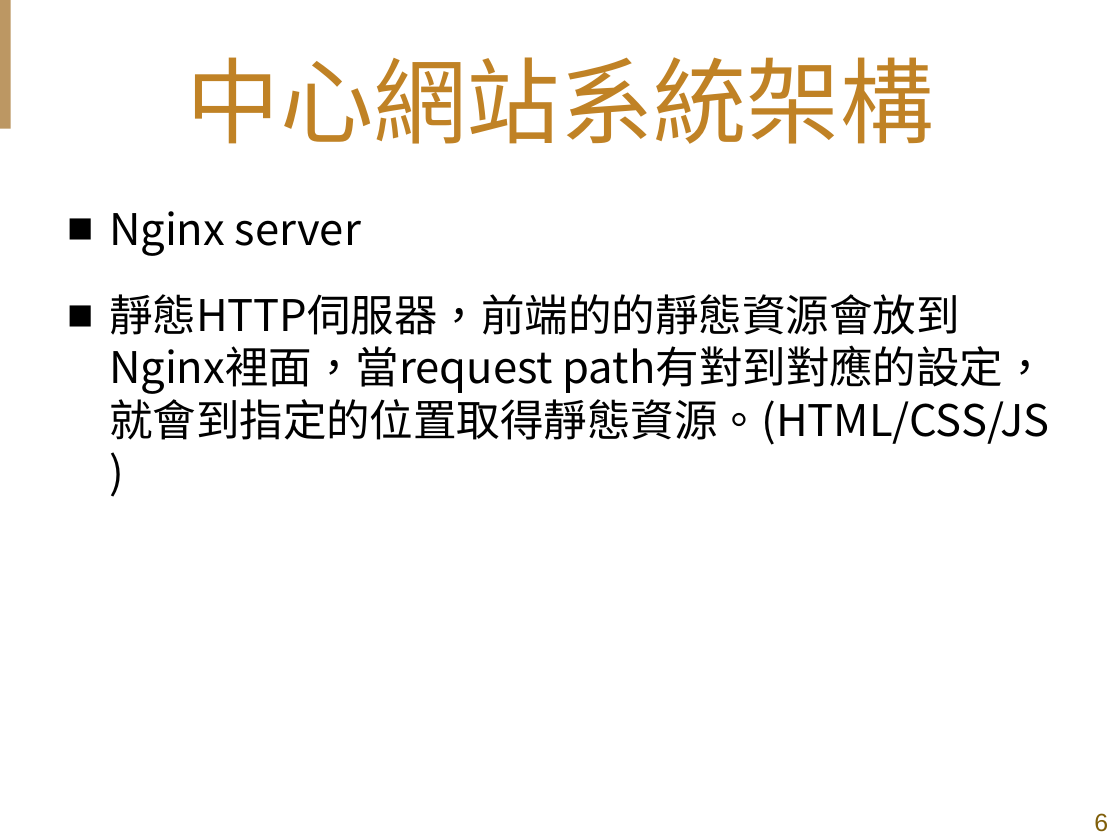
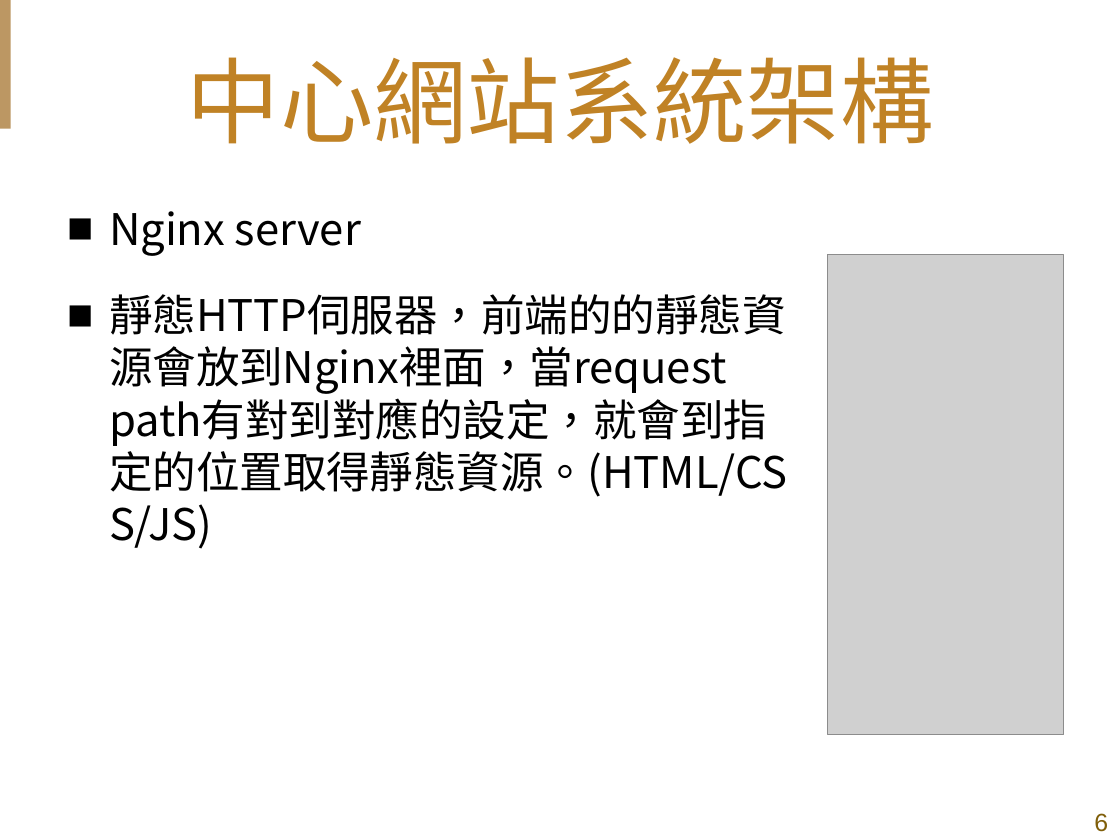
Before and after one commit to shih33/java_atguigu, a slide deck: slide 6 of 期末報告/期末簡報_施詠舜.pptx. Drawn at 1120x840 pixels with LibreOffice and Linux fonts; fonts in the diff are those of the drawing; grey boxes stand for pictures; background and template pictures are left out. Boxes give left, top, right and bottom in pixels: in the first picture for what was removed or moved away, otherwise in the second. Text is boxed around its words. In the diff, an @@ line names an element or a change of style, - is before the commit and + after.

```diff
--- a/期末報告/期末簡報_施詠舜.pptx
+++ b/期末報告/期末簡報_施詠舜.pptx
@@ text "Nginx server" rewrapped from (109,211,1050,445) to (109,211,788,549) @@
@@ picture added at (828,254,1064,734) @@
```
Also in this commit, not shown: 10 other slides changed, 2 slides added, 1 other file.
